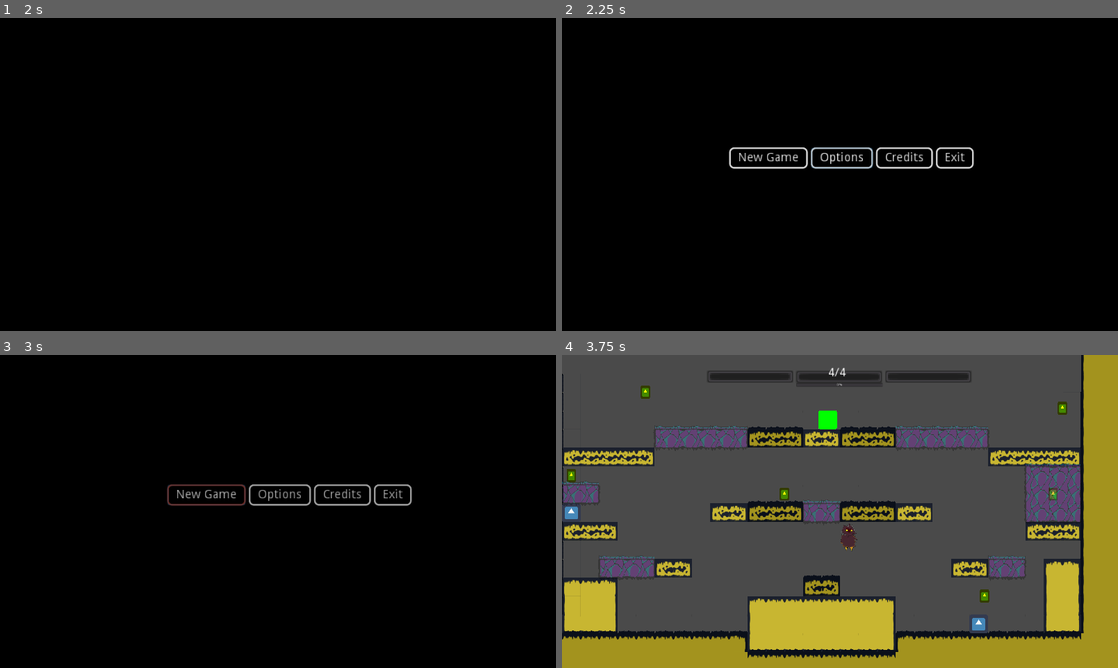
Above: before the commit, frames 1-4 (two rows, left to right).
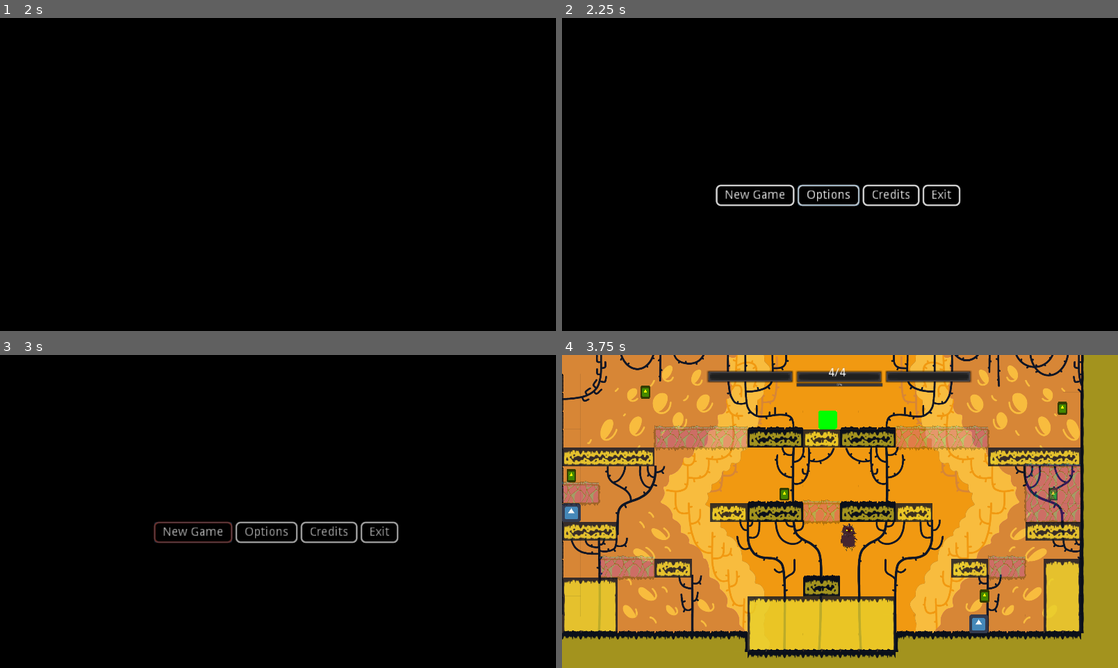
Above: after the commit, the same moments.

Repository: korvato-prime/hyperdimensional-knight
Game: Godot game, scene res://interface/TitleSceen.tscn
Two runs of this game, one before a commit and one after it. Both use one fixed random seed, a clock stepped at 60 frames per second and the inputs below. The engine's default icon, where the game draws it, is replaced by a stand-in: a white triangle on a blue panel in a dark square.
Inputs:
- Up to frame 1 (2 s): tap Enter at 0.5 s; hold Right (ui_right) 0.53-1.28 s; hold Up (jump) 0.53-1.28 s; tap Space (swap) at 1.25 s; hold Down (ui_down) from 1.28 s (still down); tap Z (shoot) at 1.35 s; tap Up (jump) at 1.52, 1.55, 1.82 s
- Up to frame 2 (2.25 s): tap Enter at 2 s; release Down (ui_down) at 2.03 s; hold Right (ui_right) from 2.03 s (still down); hold Up (jump) from 2.03 s (still down); tap Space (swap) at 2.1 s
- Up to frame 3 (3 s): release Right (ui_right) at 2.75 s; release Up (jump) at 2.75 s; click "New Game" at 2.75 s
- Up to frame 4 (3.75 s): hold Right (ui_right) from 3.53 s (still down); tap Up (jump) at 3.6 s

Frame 1 is identical in both runs. In frame 2, 2.2% of the frame differs, in the area x 27-75%, y 41-61%; in frame 3, 2.1%; in frame 4, 77%, in the area x 0-94%, y 0-95%.

Commit message:
Music + BGs w/o Parallax

Diff:
--- a/interface/TitleSceen.tscn
+++ b/interface/TitleSceen.tscn
@@ -106,10 +106,10 @@
 
 [node name="OptionsContainer" type="VBoxContainer" parent="."]
 editor/display_folded = true
-margin_left = 661.41
-margin_top = 597.651
-margin_right = 705.41
-margin_bottom = 631.651
+margin_left = 597.792
+margin_top = 711.255
+margin_right = 681.792
+margin_bottom = 809.255
 rect_scale = Vector2( 2, 2 )
 
 [node name="MasterLabel" type="Label" parent="OptionsContainer"]
@@ -135,12 +135,10 @@
 margin_bottom = 98.0
 
 [node name="VBoxContainer" type="HBoxContainer" parent="."]
-editor/display_folded = true
-visible = false
-margin_left = 577.533
-margin_top = 446.917
-margin_right = 858.533
-margin_bottom = 470.917
+margin_left = 532.092
+margin_top = 576.425
+margin_right = 813.092
+margin_bottom = 600.425
 rect_scale = Vector2( 3, 3 )
 alignment = 1
 
@@ -170,10 +168,10 @@
 [node name="AudioStreamPlayer" type="AudioStreamPlayer" parent="."]
 
 [node name="CreditsText" type="RichTextLabel" parent="."]
-margin_left = 953.481
-margin_top = 625.851
-margin_right = 1074.48
-margin_bottom = 719.851
+margin_left = 962.569
+margin_top = 687.197
+margin_right = 1083.57
+margin_bottom = 781.197
 rect_scale = Vector2( 4, 4 )
 text = "This game was made by a lot of cool guys and some excellent tools."
 
--- a/levels/Level_1.gd
+++ b/levels/Level_1.gd
@@ -11,6 +11,14 @@
 
 	$AlterDimension.set_collision_layer_bit(1,0)
 	$player.connect("dimension_swap", self, "_on_dimension_swap")
+
+	$CrystalLayer/PB01/TextureRect.visible = false
+	$CrystalLayer/PB02/TextureRect.visible = false
+	$CrystalLayer/PB03/TextureRect.visible = false
+	$CrystalLayer/PB04/TextureRect.visible = false
+	$CrystalLayer/PB05/TextureRect.visible = false
+	$CrystalLayer/PB06/TextureRect.visible = false
+	$CrystalLayer/PB07/TextureRect.visible = false
 
 func _on_dimension_swap():
 	#if $solids.visible:
--- a/levels/Level_1.tscn
+++ b/levels/Level_1.tscn
@@ -1,19 +1,34 @@
-[gd_scene load_steps=34 format=2]
+[gd_scene load_steps=49 format=2]
 
 [ext_resource path="res://levels/Level_1.gd" type="Script" id=1]
 [ext_resource path="res://levels/tiles/permanent_tiles.tres" type="TileSet" id=2]
 [ext_resource path="res://levels/tiles/Level_1_1.tres" type="TileSet" id=3]
 [ext_resource path="res://levels/tiles/image1.png" type="Texture" id=4]
-[ext_resource path="res://levels/UI.gd" type="Script" id=5]
-[ext_resource path="res://fonts/Notable-Regular.ttf" type="DynamicFontData" id=6]
-[ext_resource path="res://levels/GameOverMenu.tscn" type="PackedScene" id=7]
-[ext_resource path="res://player/Player.tscn" type="PackedScene" id=8]
-[ext_resource path="res://multiuse_resources/ScreenShake.tscn" type="PackedScene" id=9]
-[ext_resource path="res://enemies/walker/Walker.tscn" type="PackedScene" id=10]
-[ext_resource path="res://enemies/jumper/Jumper.tscn" type="PackedScene" id=11]
-[ext_resource path="res://enemies/gunner/Gunner.tscn" type="PackedScene" id=12]
-[ext_resource path="res://objects/Points.tscn" type="PackedScene" id=13]
-[ext_resource path="res://objects/Spawner.tscn" type="PackedScene" id=14]
+[ext_resource path="res://music/Shenanijam_sketch_1_.wav" type="AudioStream" id=5]
+[ext_resource path="res://levels/UI.gd" type="Script" id=6]
+[ext_resource path="res://fonts/Notable-Regular.ttf" type="DynamicFontData" id=7]
+[ext_resource path="res://levels/GameOverMenu.tscn" type="PackedScene" id=8]
+[ext_resource path="res://player/Player.tscn" type="PackedScene" id=9]
+[ext_resource path="res://multiuse_resources/ScreenShake.tscn" type="PackedScene" id=10]
+[ext_resource path="res://enemies/walker/Walker.tscn" type="PackedScene" id=11]
+[ext_resource path="res://enemies/jumper/Jumper.tscn" type="PackedScene" id=12]
+[ext_resource path="res://enemies/gunner/Gunner.tscn" type="PackedScene" id=13]
+[ext_resource path="res://objects/Points.tscn" type="PackedScene" id=14]
+[ext_resource path="res://objects/Spawner.tscn" type="PackedScene" id=15]
+[ext_resource path="res://textures/IMG_8118.PNG" type="Texture" id=16]
+[ext_resource path="res://textures/IMG_8119.PNG" type="Texture" id=17]
+[ext_resource path="res://textures/IMG_8120.PNG" type="Texture" id=18]
+[ext_resource path="res://textures/IMG_8121.PNG" type="Texture" id=19]
+[ext_resource path="res://textures/IMG_8122.PNG" type="Texture" id=20]
+[ext_resource path="res://textures/IMG_8123.PNG" type="Texture" id=21]
+[ext_resource path="res://textures/IMG_8124.PNG" type="Texture" id=22]
+[ext_resource path="res://textures/7CE80AAD-8337-46A8-A0F2-F56F06F128F8.png" type="Texture" id=23]
+[ext_resource path="res://textures/02438A0C-89BB-4BB0-958C-730109014D5A.png" type="Texture" id=24]
+[ext_resource path="res://textures/08DD75C8-2CA5-48DC-8D07-0E62845EE8DA.png" type="Texture" id=25]
+[ext_resource path="res://textures/618B67C8-1EDD-452E-B352-23FD88D49082.png" type="Texture" id=26]
+[ext_resource path="res://textures/D5C6DC7F-BDD7-4817-830E-2BE1026CC7B2.png" type="Texture" id=27]
+[ext_resource path="res://textures/D967872A-59F4-4A33-A877-A3E3B0E9CE55.png" type="Texture" id=28]
+[ext_resource path="res://textures/FC201D00-9824-4B1A-8D7E-F963B641897F.png" type="Texture" id=29]
 
 [sub_resource type="ConvexPolygonShape2D" id=1]
 points = PoolVector2Array( 0, 0, 64, 0, 64, 64, 0, 64 )
@@ -295,8 +310,12 @@
 format = 1
 tile_data = PoolIntArray( 262150, 1, 0, 262151, 1, 0, 262152, 1, 0, 262153, 1, 0, 262154, 1, 0, 262163, 1, 0, 262164, 1 …(1163 unchanged characters)…
 
+[node name="AudioStreamPlayer" type="AudioStreamPlayer" parent="."]
+stream = ExtResource( 5 )
+autoplay = true
+
 [node name="UI" type="CanvasLayer" parent="."]
-script = ExtResource( 5 )
+script = ExtResource( 6 )
 
 [node name="ProgressBar" type="ProgressBar" parent="UI"]
 editor/display_folded = true
@@ -380,49 +399,151 @@
 drag_margin_right = 0.0
 drag_margin_bottom = 0.0
 
-[node name="screen_shake" parent="player/camera" instance=ExtResource( 9 )]
-
-[node name="Walker" parent="." instance=ExtResource( 10 )]
+[node name="screen_shake" parent="player/camera" instance=ExtResource( 10 )]
+
+[node name="Walker" parent="." instance=ExtResource( 11 )]
 position = Vector2( 961.445, 279.823 )
 
-[node name="Jumper" parent="." instance=ExtResource( 11 )]
+[node name="Jumper" parent="." instance=ExtResource( 12 )]
 position = Vector2( 1523.07, 967.959 )
 
-[node name="Thrower" parent="." instance=ExtResource( 12 )]
+[node name="Thrower" parent="." instance=ExtResource( 13 )]
 position = Vector2( 96, 608 )
 
-[node name="Points" parent="." instance=ExtResource( 13 )]
+[node name="Points" parent="." instance=ExtResource( 14 )]
 position = Vector2( 832, 544 )
 
-[node name="Points3" parent="." instance=ExtResource( 13 )]
+[node name="Points3" parent="." instance=ExtResource( 14 )]
 position = Vector2( 352, 192 )
 
-[node name="Points4" parent="." instance=ExtResource( 13 )]
+[node name="Points4" parent="." instance=ExtResource( 14 )]
 position = Vector2( 96, 480 )
 
-[node name="Points5" parent="." instance=ExtResource( 13 )]
+[node name="Points5" parent="." instance=ExtResource( 14 )]
 position = Vector2( 1523.07, 896 )
 
-[node name="Points6" parent="." instance=ExtResource( 13 )]
+[node name="Points6" parent="." instance=ExtResource( 14 )]
 position = Vector2( 1792, 247.823 )
 
-[node name="Points2" parent="." instance=ExtResource( 13 )]
+[node name="Points2" parent="." instance=ExtResource( 14 )]
 position = Vector2( 1760, 544 )
 
-[node name="Spawner" parent="." instance=ExtResource( 14 )]
+[node name="Spawner" parent="." instance=ExtResource( 15 )]
 position = Vector2( 781.768, 254.919 )
 
-[node name="CanvasLayer" type="CanvasLayer" parent="."]
-
-[node name="ParallaxBackground" type="ParallaxBackground" parent="CanvasLayer"]
-
-[node name="TextureRect" type="TextureRect" parent="CanvasLayer/ParallaxBackground"]
-margin_right = 40.0
-margin_bottom = 40.0
+[node name="DesertLayer" type="CanvasLayer" parent="."]
+editor/display_folded = true
+
+[node name="ParallaxBackground" type="ParallaxBackground" parent="DesertLayer"]
+
+[node name="TextureRect" type="TextureRect" parent="DesertLayer/ParallaxBackground"]
+margin_right = 40.0
+margin_bottom = 40.0
+texture = ExtResource( 16 )
+
+[node name="ParallaxBackground2" type="ParallaxBackground" parent="DesertLayer"]
+
+[node name="TextureRect" type="TextureRect" parent="DesertLayer/ParallaxBackground2"]
+margin_right = 40.0
+margin_bottom = 40.0
+texture = ExtResource( 17 )
+
+[node name="ParallaxBackground3" type="ParallaxBackground" parent="DesertLayer"]
+
+[node name="TextureRect" type="TextureRect" parent="DesertLayer/ParallaxBackground3"]
+margin_right = 40.0
+margin_bottom = 40.0
+texture = ExtResource( 18 )
+
+[node name="ParallaxBackground4" type="ParallaxBackground" parent="DesertLayer"]
+
+[node name="TextureRect" type="TextureRect" parent="DesertLayer/ParallaxBackground4"]
+margin_right = 40.0
+margin_bottom = 40.0
+texture = ExtResource( 19 )
+
+[node name="ParallaxBackground5" type="ParallaxBackground" parent="DesertLayer"]
+
+[node name="TextureRect" type="TextureRect" parent="DesertLayer/ParallaxBackground5"]
+margin_right = 40.0
+margin_bottom = 40.0
+texture = ExtResource( 20 )
+
+[node name="ParallaxBackground6" type="ParallaxBackground" parent="DesertLayer"]
+
+[node name="TextureRect" type="TextureRect" parent="DesertLayer/ParallaxBackground6"]
+margin_right = 40.0
+margin_bottom = 40.0
+texture = ExtResource( 21 )
+
+[node name="ParallaxBackground7" type="ParallaxBackground" parent="DesertLayer"]
+
+[node name="TextureRect" type="TextureRect" parent="DesertLayer/ParallaxBackground7"]
+margin_right = 40.0
+margin_bottom = 40.0
+texture = ExtResource( 22 )
+
+[node name="CrystalLayer" type="CanvasLayer" parent="."]
+
+[node name="PB01" type="ParallaxBackground" parent="CrystalLayer"]
+editor/display_folded = true
+
+[node name="TextureRect" type="TextureRect" parent="CrystalLayer/PB01"]
+margin_right = 40.0
+margin_bottom = 40.0
+texture = ExtResource( 23 )
+
+[node name="PB02" type="ParallaxBackground" parent="CrystalLayer"]
+editor/display_folded = true
+
+[node name="TextureRect" type="TextureRect" parent="CrystalLayer/PB02"]
+margin_right = 40.0
+margin_bottom = 40.0
+texture = ExtResource( 24 )
+
+[node name="PB03" type="ParallaxBackground" parent="CrystalLayer"]
+editor/display_folded = true
+
+[node name="TextureRect" type="TextureRect" parent="CrystalLayer/PB03"]
+margin_right = 40.0
+margin_bottom = 40.0
+texture = ExtResource( 25 )
+
+[node name="PB04" type="ParallaxBackground" parent="CrystalLayer"]
+editor/display_folded = true
+
+[node name="TextureRect" type="TextureRect" parent="CrystalLayer/PB04"]
+margin_right = 40.0
+margin_bottom = 40.0
+texture = ExtResource( 26 )
+
+[node name="PB05" type="ParallaxBackground" parent="CrystalLayer"]
+editor/display_folded = true
+
+[node name="TextureRect" type="TextureRect" parent="CrystalLayer/PB05"]
+margin_right = 40.0
+margin_bottom = 40.0
+texture = ExtResource( 27 )
+
+[node name="PB06" type="ParallaxBackground" parent="CrystalLayer"]
+editor/display_folded = true
+
+[node name="TextureRect" type="TextureRect" parent="CrystalLayer/PB06"]
+margin_right = 40.0
+margin_bottom = 40.0
+texture = ExtResource( 28 )
+
+[node name="PB07" type="ParallaxBackground" parent="CrystalLayer"]
+editor/display_folded = true
+
+[node name="TextureRect" type="TextureRect" parent="CrystalLayer/PB07"]
+margin_right = 40.0
+margin_bottom = 40.0
+texture = ExtResource( 29 )
 
 [connection signal="can_punch_again" from="UI" to="player" method="_on_UI_can_punch_again"]
+[connection signal="value_changed" from="UI/StaminaBar" to="player" method="_on_StaminaBar_value_changed"]
 [connection signal="value_changed" from="UI/StaminaBar" to="UI" method="_on_StaminaBar_value_changed"]
-[connection signal="value_changed" from="UI/StaminaBar" to="player" method="_on_StaminaBar_value_changed"]
 [connection signal="value_changed" from="UI/BulletChargeBar" to="player" method="_on_BulletChargeBar_value_changed"]
 [connection signal="timeout" from="UI/StaminaRecharge" to="UI" method="_on_StaminaRecharge_timeout"]
 [connection signal="timeout" from="UI/StaminaCooldown" to="UI" method="_on_StaminaCooldown_timeout"]
Not shown, added: B087A648-7066-49CC-AA86-11F4883DACB0.png.import
Not shown: 2 places in levels/Level_1.tscn that only renumber resources
Not shown, added: music/Shenanijam_sketch_1_.wav.import
Not shown, added: textures/02438A0C-89BB-4BB0-958C-730109014D5A.png.import
Not shown, added: textures/0310335E-A175-4B10-B5F2-3766D2CCFA78.png.import
Not shown, added: textures/08DD75C8-2CA5-48DC-8D07-0E62845EE8DA.png.import
Not shown, added: textures/618B67C8-1EDD-452E-B352-23FD88D49082.png.import
Not shown, added: textures/71A9E76C-F8C1-4B42-9189-5BB121C0CD0B.png.import
Not shown, added: textures/7CE80AAD-8337-46A8-A0F2-F56F06F128F8.png.import
Not shown, added: textures/BBC4E68C-C79D-48B7-8D83-E8EC94515008.png.import
Not shown, added: textures/D5C6DC7F-BDD7-4817-830E-2BE1026CC7B2.png.import
Not shown, added: textures/D967872A-59F4-4A33-A877-A3E3B0E9CE55.png.import
(and 3 more such lines)
